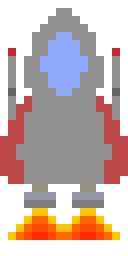
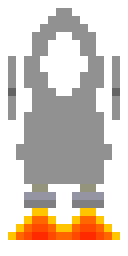
Two versions of the same layered image (w=128, h=256). Layer-by-layer changes:
renamed "window_ltblue" to "window", painted on it over [40, 32, 88, 96]
painted on "wings_idle_1" over [0, 96, 128, 184]
painted on "cannon_fire_0" over [8, 48, 120, 56]
